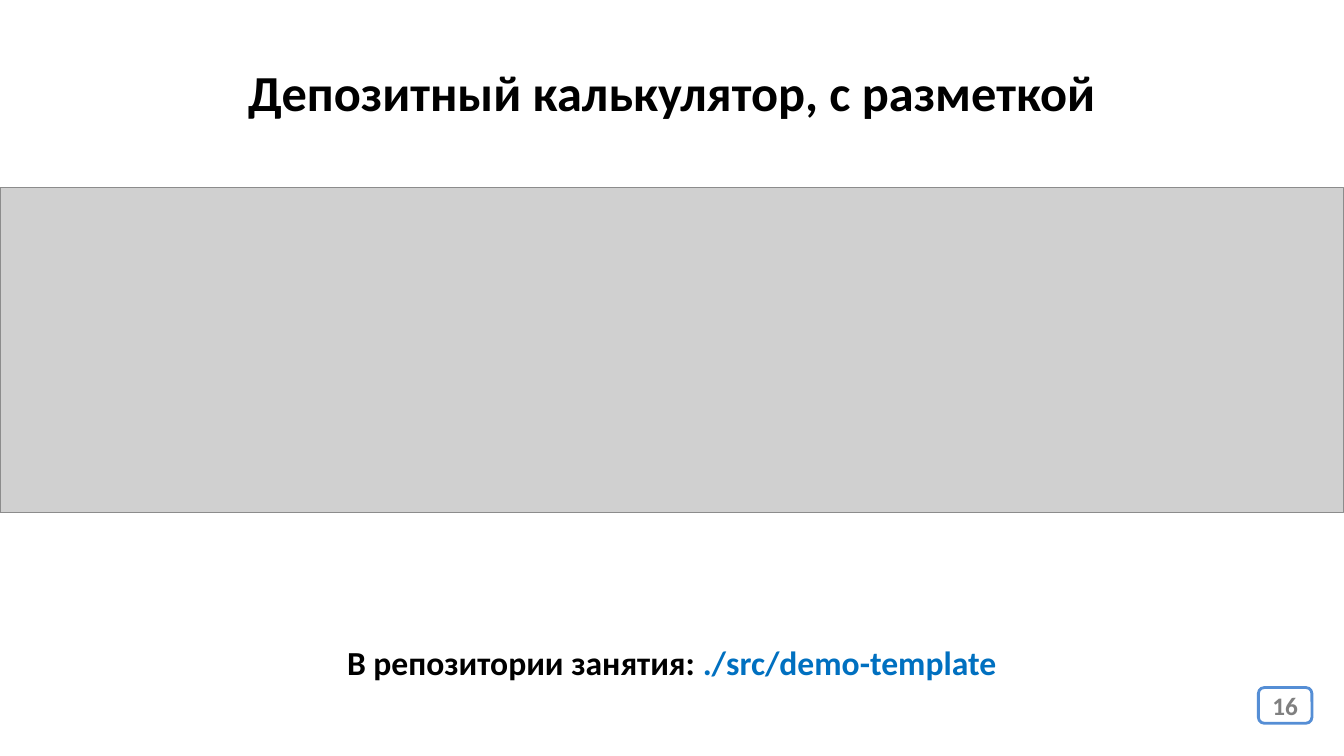
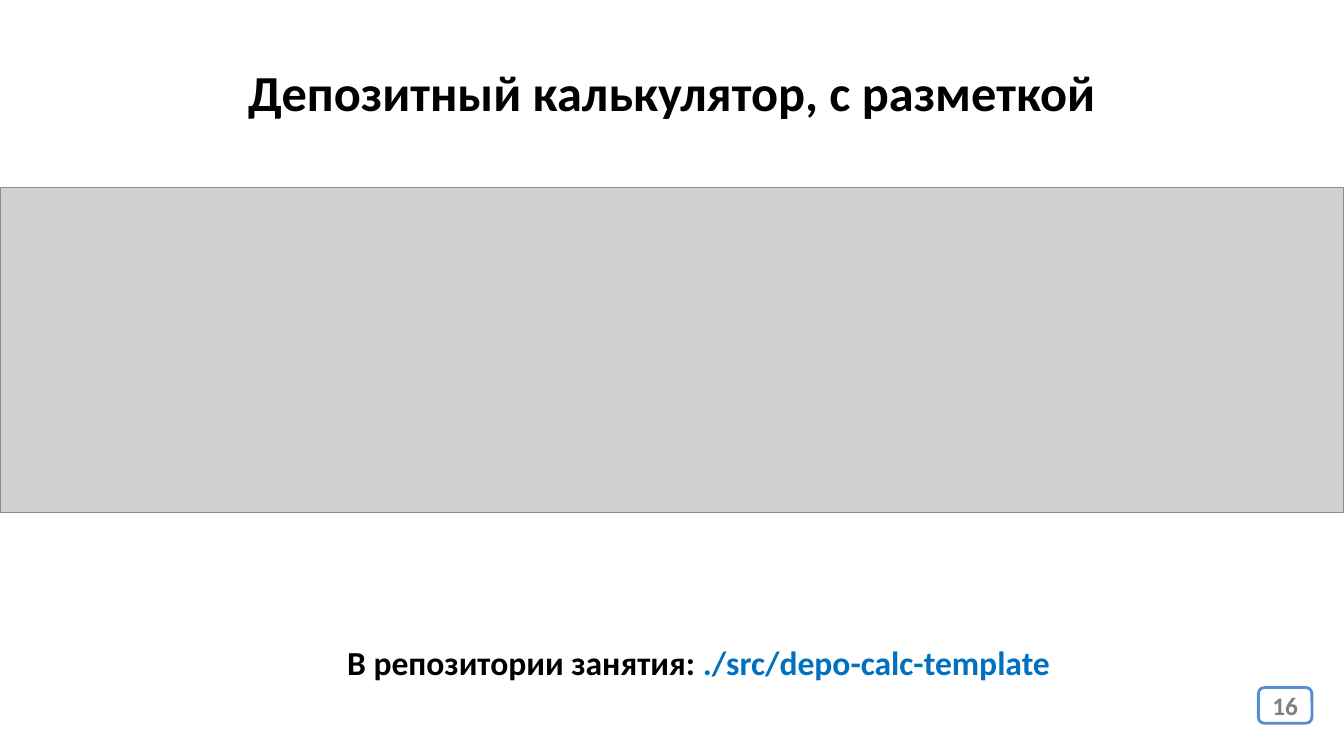
Before and after one commit to web42-ortdnipro/lesson22, a slide deck: slide 16 of lesson22.pptx. Drawn at 1344x756 pixels with LibreOffice and Linux fonts; fonts in the diff are those of the drawing; grey boxes stand for pictures. Boxes give left, top, right and bottom in pixels: in the first picture for what was removed or moved away, otherwise in the second. Text is boxed around its words. In the diff, an @@ line names an element or a change of style, - is before the commit and + after.

```diff
--- a/lesson22.pptx
+++ b/lesson22.pptx
@@ text at <box>347,651,1050,681</box>: text changed; text colour #000000 to #0070C0 @@
-В репозитории занятия: ./src/demo-template
+В репозитории занятия: ./src/depo-calc-template
```
Also in this commit, not shown: 29 other files.
